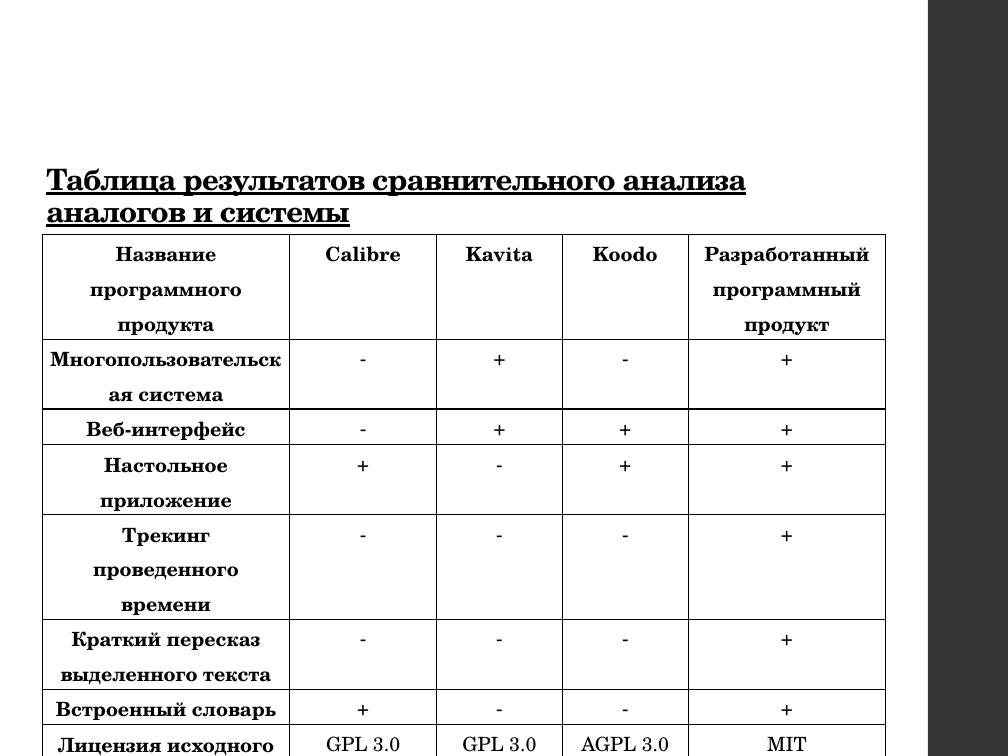
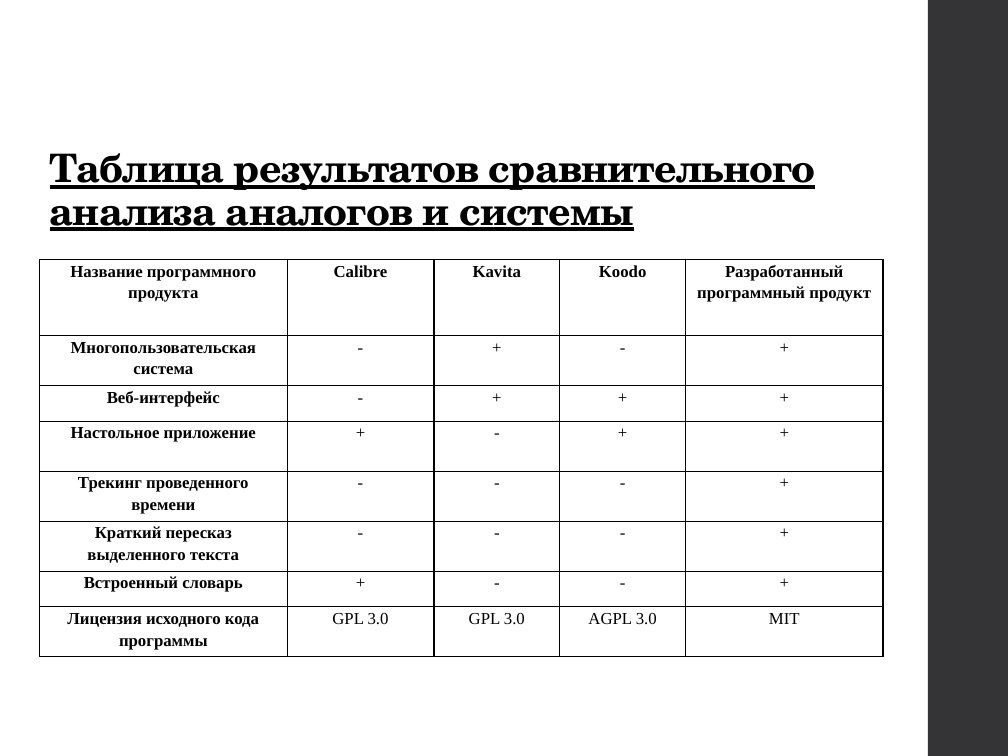
Before and after one commit to an-nguen/UlstuGradWork, a slide deck: slide 4 of docs/Презентация.pptx. Drawn at 1008x756 pixels with LibreOffice and Linux fonts; fonts in the diff are those of the drawing. Boxes give left, top, right and bottom in pixels: in the first picture for what was removed or moved away, otherwise in the second. Text is boxed around its words. In the diff, an @@ line names an element or a change of style, - is before the commit and + after.

```diff
--- a/docs/Презентация.pptx
+++ b/docs/Презентация.pptx
@@ title "Таблица результатов сравнительного анализа аналогов ..." at [50, 153, 816, 231]: size 21 to 28 pt @@
@@ table at [39, 259, 883, 656] @@
@@ size 14 to 12 pt, font TeX Gyre Schola to Times New Roman @@
@@ table: place and size @@
-table at [42, 234, 886, 756]
+table at [39, 259, 883, 656]
```
Also in this commit, not shown: 9 other slides changed, 3 slides removed, 43 other files.
